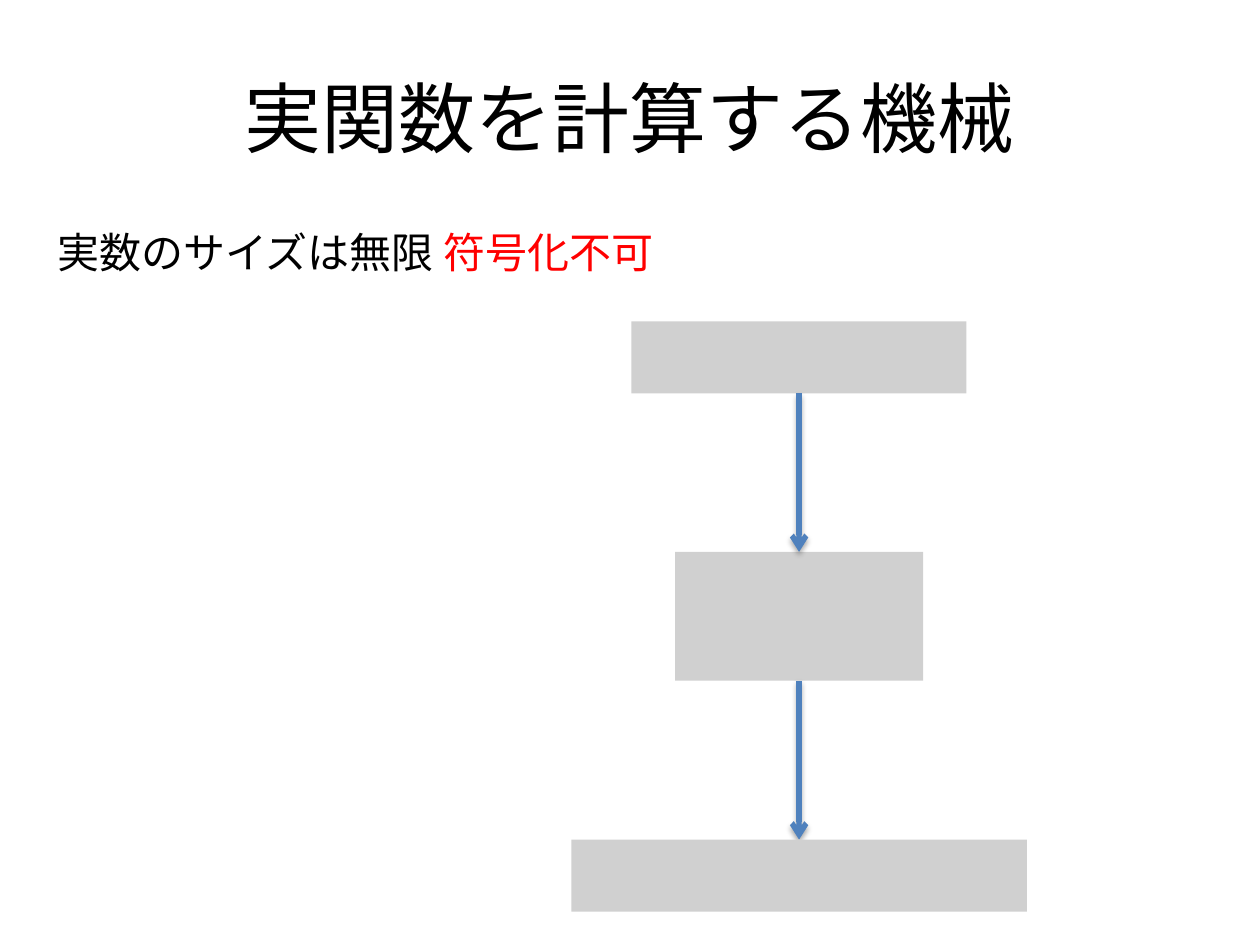
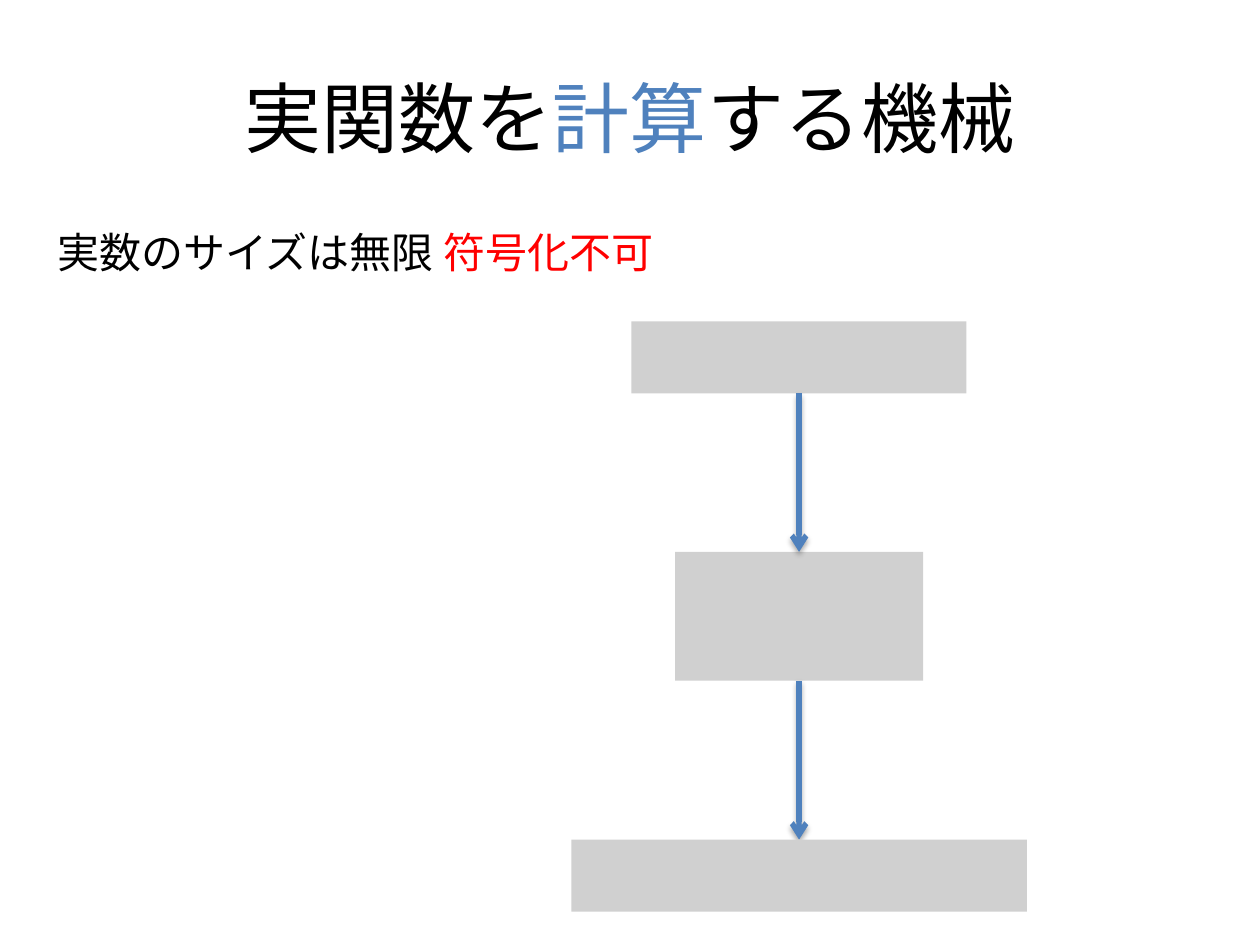
Before and after one commit to ex-hota911/LA2011Winter, a slide deck: slide 7 of slide/slide.pptx. Drawn at 1260x945 pixels with LibreOffice and Linux fonts; fonts in the diff are those of the drawing; grey boxes stand for pictures. Boxes give left, top, right and bottom in pixels: in the first picture for what was removed or moved away, otherwise in the second. Text is boxed around its words. In the diff, an @@ line names an element or a change of style, - is before the commit and + after.

```diff
--- a/slide/slide.pptx
+++ b/slide/slide.pptx
@@ title "実関数を計算する機械" at bbox=[245, 82, 1015, 154]: text colour #000000 to #4F81BD in "実関数を計算する機械" @@
```
Also in this commit, not shown: 14 other slides changed, 15 slides added, 12 slides removed, 3 other files.
